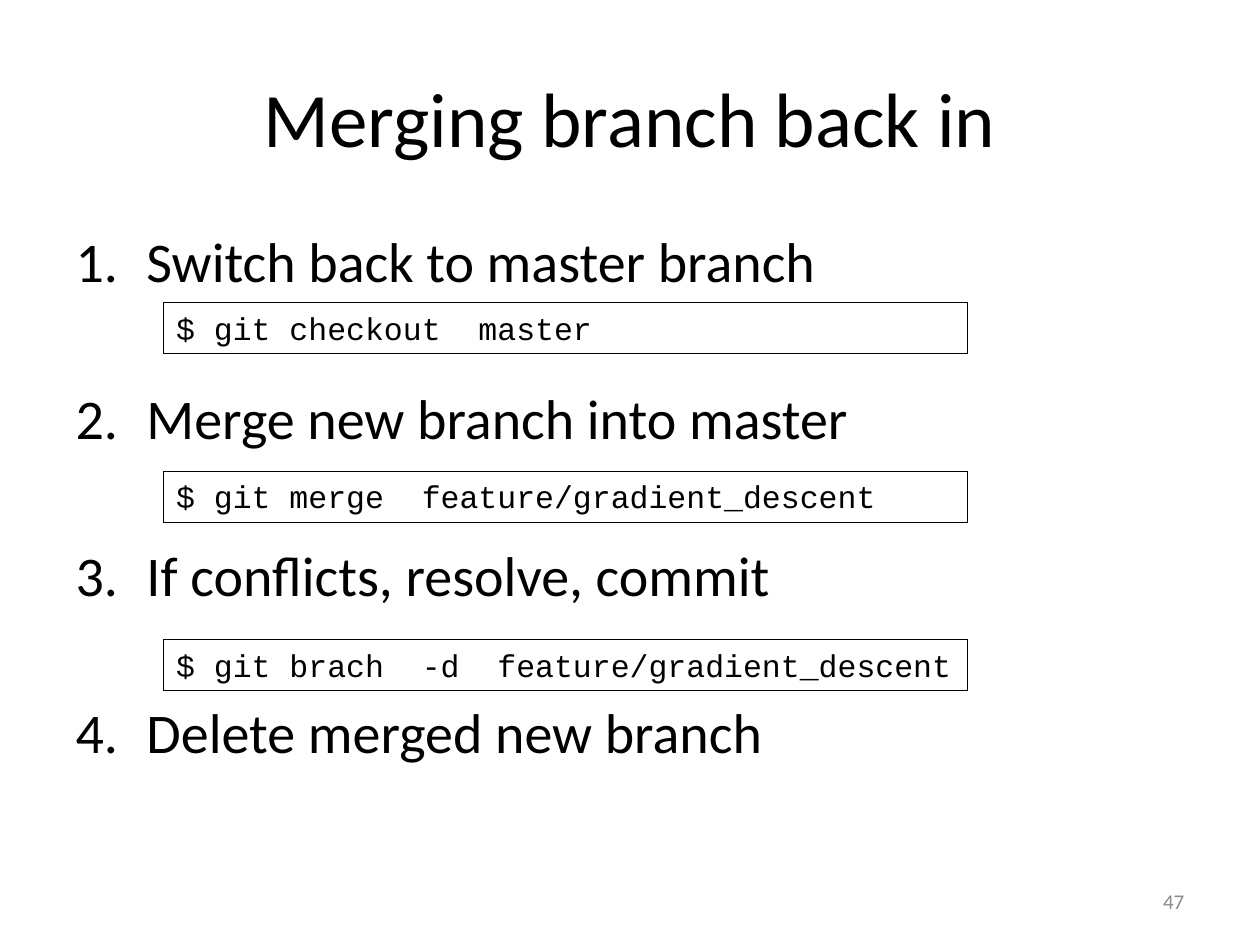
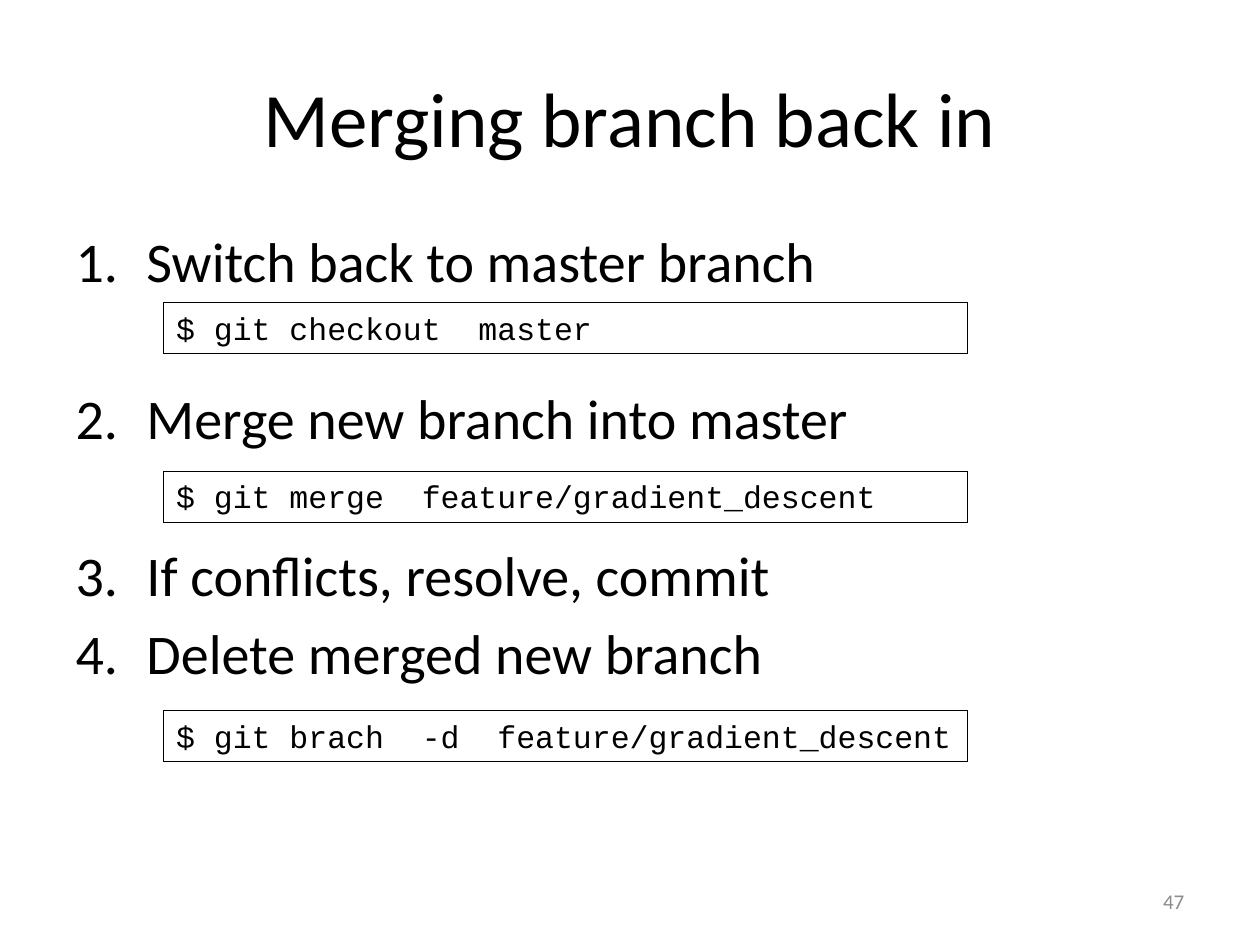
Before and after one commit to gjbex/training-material, a slide deck: slide 47 of LinuxTools/VersionControl/version_control_git.pptx. Drawn at 1260x945 pixels with LibreOffice and Linux fonts; fonts in the diff are those of the drawing. Boxes give left, top, right and bottom in pixels: in the first picture for what was removed or moved away, otherwise in the second. Text is boxed around its words. In the diff, an @@ line names an element or a change of style, - is before the commit and + after.

```diff
--- a/LinuxTools/VersionControl/version_control_git.pptx
+++ b/LinuxTools/VersionControl/version_control_git.pptx
@@ text "Switch back to master branch" rewrapped from (x1=146, y1=243, x2=847, y2=763) to (x1=146, y1=243, x2=847, y2=684) @@
@@ rectangle "$ git brach -d feature/gradient_descent" moved from (x1=164, y1=640, x2=968, y2=690) to (x1=164, y1=711, x2=968, y2=761) @@
```
Also in this commit, not shown: 1 other slide changed.
